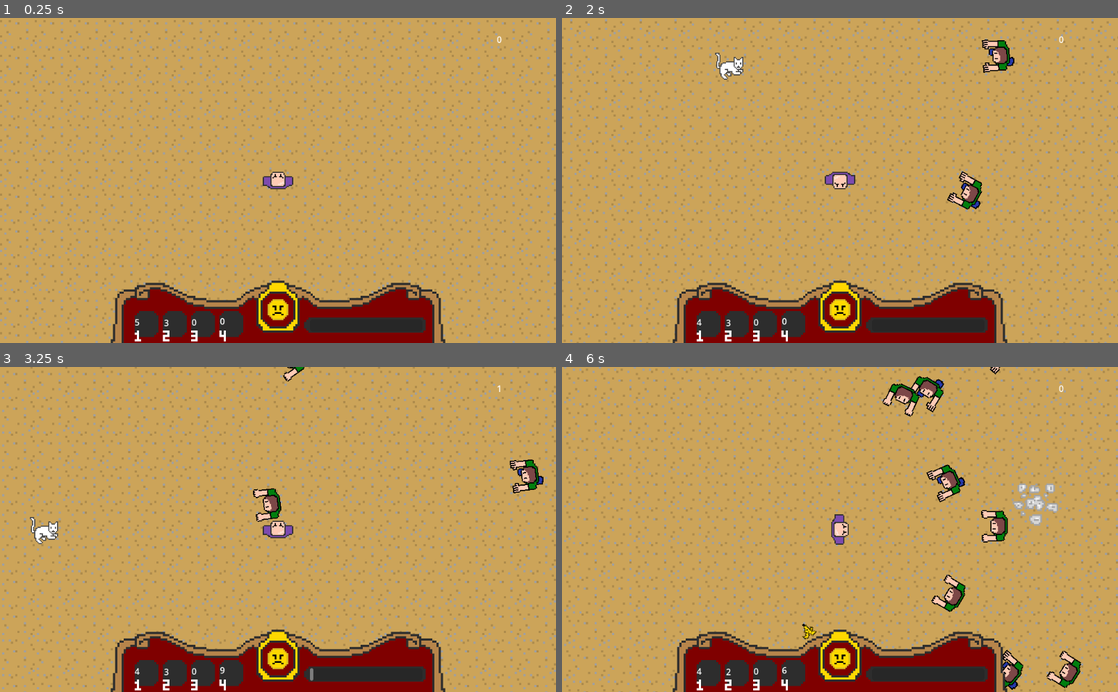
Above: before the commit, frames 1-4 (two rows, left to right).
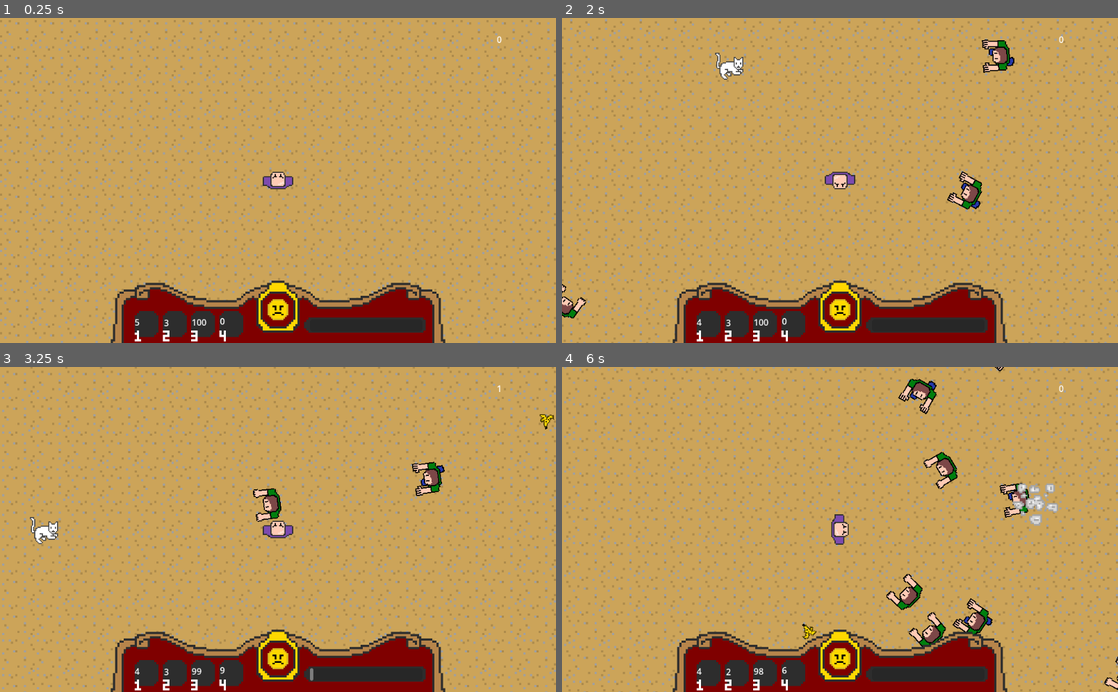
Above: after the commit, the same moments.

Repository: JessicaCC-gd/GGJ2024-2_4_1
Game: Godot game, scene res://level.tscn
Two runs of this game, one before a commit and one after it. Both use one fixed random seed, a clock stepped at 60 frames per second and the inputs below.
Inputs:
- Up to frame 1 (0.25 s): no input
- Up to frame 2 (2 s): tap Enter at 0.5 s; hold Right (move_right) 0.53-1.28 s; tap 1 (action_1) at 0.6 s; hold Down (move_down) from 1.28 s (still down); tap 2 (action_2) at 1.35 s
- Up to frame 3 (3.25 s): release Down (move_down) at 2.03 s; hold Right (move_right) 2.03-2.78 s; tap 3 (action_3) at 2.1 s; hold Up (move_up) from 2.78 s (still down); tap 4 (action_4) at 2.85 s
- Up to frame 4 (6 s): release Up (move_up) at 3.53 s; hold Left (move_left) 3.53-5.03 s; tap one key every 0.75 s from 3.6 s: 1 (action_1) 2 (action_2) 3 (action_3) 4 (action_4); hold Down (move_down) 5.03-5.78 s; hold Right (move_right) from 5.78 s (still down)

The runs differ from the first frame. In frame 1, less than 0.1% of the frame differs, in the area x 34-38%, y 92-95%; in frame 2, 0.2%; in frame 3, 1.0%; in frame 4, 4.2%, in the area x 34-100%, y 0-100%.

Commit message:
pick up bananas again

Diff:
--- a/level.gd
+++ b/level.gd
@@ -2,9 +2,12 @@
 
 const MAX_ENEMIES = 100
 const SPAWN_DISTANCE = 300
+const MAX_PU_BANANAS = 20
 
 var enemy_spawn_timer
 var enemy_scene = preload("res://enemy.tscn")
+var banana_spawn_timer = Timer.new()
+var pu_banana_scene = preload("res://pu_banana.tscn")
 var rng = RandomNumberGenerator.new()
 
 @onready var player = $TileMap/Player
@@ -15,15 +18,25 @@
 	SignalHandler.angry.connect(crowd_angry)
 	enemy_spawn_timer = Timer.new()
 	add_child(enemy_spawn_timer)
+	add_child(banana_spawn_timer)
+	banana_spawn_timer.wait_time = 1.0
 	enemy_spawn_timer.wait_time = 0.25
 	enemy_spawn_timer.one_shot = false
 	enemy_spawn_timer.start()
+	banana_spawn_timer.start()
+	banana_spawn_timer.connect("timeout", _on_banana_timer_timeout)
 	enemy_spawn_timer.connect("timeout", _on_enemy_timer_timeout)
 
 
 func _process(delta):
 	pass
 
+func _on_banana_timer_timeout():
+	var banana_count = len(get_tree().get_nodes_in_group("bananas"))
+	if banana_count < MAX_PU_BANANAS:
+		var pu_banana = pu_banana_scene.instantiate()
+		pu_banana.position = player.position + Vector2(SPAWN_DISTANCE, 0).rotated(rng.randf_range(-PI, PI))
+		get_node("TileMap").add_child(pu_banana)
 
 func _on_enemy_timer_timeout() -> void:
 	var enemy_count = len(get_tree().get_nodes_in_group("enemies"))
--- /dev/null
+++ b/pu_banana.gd
@@ -0,0 +1,17 @@
+extends Area2D
+
+
+# Called when the node enters the scene tree for the first time.
+func _ready():
+	add_to_group("bananas")
+
+
+# Called every frame. 'delta' is the elapsed time since the previous frame.
+func _process(delta):
+	pass
+
+
+func _on_body_entered(body):
+	if body.name == "Player":
+		body.no_banana += 1
+		queue_free()
--- /dev/null
+++ b/pu_banana.tscn
@@ -0,0 +1,20 @@
+[gd_scene load_steps=4 format=3 uid="uid://8cb8k7tv6hbf"]
+
+[ext_resource type="Texture2D" uid="uid://b7fyps667ot0g" path="res://assets/sprites/banana_peel.png" id="1_6euql"]
+[ext_resource type="Script" path="res://pu_banana.gd" id="1_l30ok"]
+
+[sub_resource type="CircleShape2D" id="CircleShape2D_bpygm"]
+
+[node name="pu_banana" type="Area2D"]
+collision_layer = 4
+collision_mask = 7
+script = ExtResource("1_l30ok")
+
+[node name="Sprite2D" type="Sprite2D" parent="."]
+rotation = -3.22711
+texture = ExtResource("1_6euql")
+
+[node name="CollisionShape2D" type="CollisionShape2D" parent="."]
+shape = SubResource("CircleShape2D_bpygm")
+
+[connection signal="body_entered" from="." to="." method="_on_body_entered"]
--- a/ui.gd
+++ b/ui.gd
@@ -11,3 +11,4 @@
 	$label_1.set_text(str(player.no_cats))
 	$label_2.set_text(str(player.no_tea))
 	$label_4.set_text(str(floor(player.dash_cooldown_timer.time_left)))
+	$label_3.set_text(str(player.no_banana))
